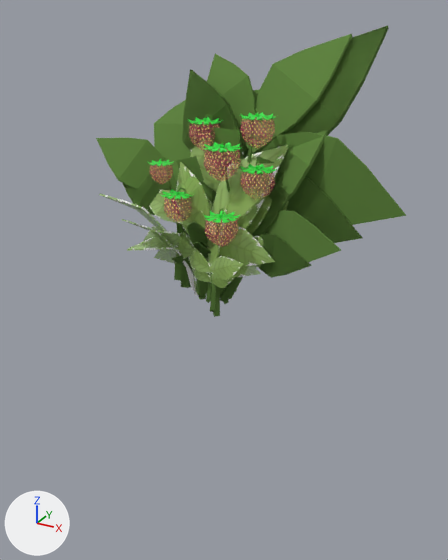
A saved change to the FBX model Assets/RamosFolder/3D PLant growth/Strawberry.fbx.
Both versions are drawn from a 50 mm camera at (1.71, -2.98, 2.28) aimed at (0.06, 0.01, 0.78). The axes (+X, +Y, +Z) are drawn at lower left. The lights are the same throughout. Where no turn or scale is listed for an object, it has been applied to the vertices.

Objects in the first picture: 'AdultCAdultyAdultlAdultiAdultnAdultdAdulteAdultrAdult.Adult', 'AdultwithFlowerCAdultwithFloweryAdultwithFlowerlAdultwithFl', 'AdultwithFruitCAdultwithFruityAdultwithFruitlAdultwithFruit', 'teenCteenyteenlteeniteennteendteeneteenrteen.teen0teen0teen3tee'.
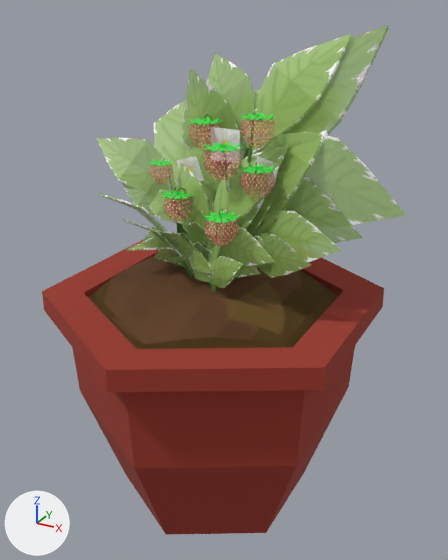
Where the newer file only moved an object's origin or applied its transform, the numbers keep the older frame.

Changed parts and their boxes [x1, y1, x2, y2] in the pictures (448 x 560 px):
'Pot', added (red): after [42, 240, 384, 535]
'soil_wet', added (brown): after [104, 256, 302, 344]
'soil_dig', added (brown): after [88, 261, 338, 349]
'soil', added (brown): after [226, 282, 285, 335]
part 1 of me_cylinder_008, recoloured: [123, 26, 389, 278] in both
part 2 of me_cylinder_008, recoloured: before [183, 261, 198, 295]; after [183, 261, 194, 278]
part 3 of me_cylinder_025, recoloured: [96, 34, 406, 262] in both
part 4 of me_cylinder_025, recoloured: [161, 90, 259, 235] in both
part 5 of me_cylinder_015, recoloured (green to grey): [176, 127, 278, 188] in both

The change in detail:
Material 'Pot' (mat_pot) is new.
Its base color is (0.332, 0.0392, 0.0241) (red #9c382b).
Its roughness is 1.0.
Material 'regSoil' (mat_regsoil) is new.
Its base color is (0.151, 0.0854, 0.018) (brown #6c5224).
Its metallic is 0.211.
Its roughness is 1.0.
Material 'WetSoil' (mat_wetsoil) is new.
Its base color is (0.225, 0.104, 0.0451) (brown #825b3c).
Its metallic is 0.211.
Its roughness is 1.0.
me_cylinder_008 has 462 vertices, 427 faces and spans x -0.54..0.91, y -0.2..0.66, z -0.15..1.39.
me_cylinder_008 is used by ob_adultcadultyadultladultiadultnadultdadulteadultradult_adult; location (-0.032, -0.175, 0.807).
me_cylinder_008 part 1: 212 of the faces centred in x -0.48..0.83, y -0.13..0.61, z 0.08..1.32 switch from mat_stem (green #638a3f) to mat_leaf.
me_cylinder_008 part 2: 7 of the faces centred in x -0.05..0.01, y -0.03..0.01, z -0.07..0.12 switch from mat_leaf to mat_stem (green #638a3f).
me_cylinder_015 has 510 vertices, 460 faces and spans x -0.54..0.91, y -0.2..0.66, z -0.25..1.39.
me_cylinder_015 is used by ob_adultwithflowercadultwithfloweryadultwithflowerladultwithfl; location (-0.032, -0.175, 0.807).
me_cylinder_015 part 5: 207 of the faces centred in x -0.48..0.83, y -0.13..0.61, z 0.08..1.32 switch from mat_stem (green #638a3f) to mat_leaf.
me_cylinder_025 has 2285 vertices, 2133 faces and spans x -0.67..1.14, y -0.32..0.82, z -0.19..1.31.
me_cylinder_025 is used by ob_adultwithfruitcadultwithfruityadultwithfruitladultwithfruit; location (-0.064, -0.159, 0.847).
me_cylinder_025 part 3: 219 of the faces centred in x -0.6..1.03, y -0.16..0.73, z -0.08..1.26 switch from mat_stem (green #638a3f) to mat_leaf.
me_cylinder_025 part 4: 94 of the faces centred in x -0.35..0.43, y -0.15..0.69, z 0.23..1.01 switch from mat_material_088 (green #638a3f) to mat_leaf.
Mesh me_sphere is new.
It has 48 vertices, 45 faces and spans x -0.9..0.9, y -1.04..1.04, z -0.71..0.71.
It uses material mat_pot (red #9c382b).
Mesh me_sphere_003 is new.
It has 354 vertices, 352 faces and spans x -0.73..0.72, y -0.81..0.81, z 0.48..0.79.
It uses material mat_regsoil (brown #6c5224).
Mesh me_sphere_001 is new.
It has 354 vertices, 352 faces and spans x -0.72..0.72, y -0.81..0.81, z 0.49..0.83.
It uses material mat_regsoil (brown #6c5224).
Mesh me_sphere_006 is new.
It has 354 vertices, 352 faces and spans x -0.73..0.72, y -0.81..0.81, z 0.47..0.88.
It uses material mat_wetsoil (brown #825b3c).
Object 'Pot' (ob_pot) is new; it shows me_sphere.
Its location is (0.0, 0.0, 0.0).
Object 'soil_dig' (ob_soil_dig) is new; it shows me_sphere_003.
Its location is (0.0, 0.0, 0.0).
Object 'soil' (ob_soil) is new; it shows me_sphere_001.
Its location is (0.0, 0.0, 0.0).
Object 'soil_wet' (ob_soil_wet) is new; it shows me_sphere_006.
Its location is (0.0, 0.0, 0.0).
